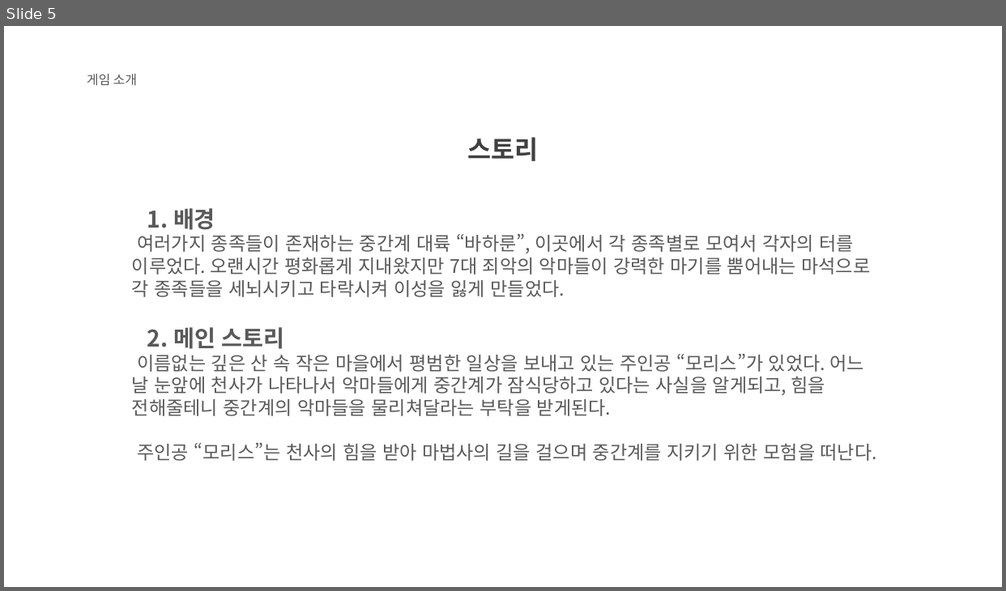
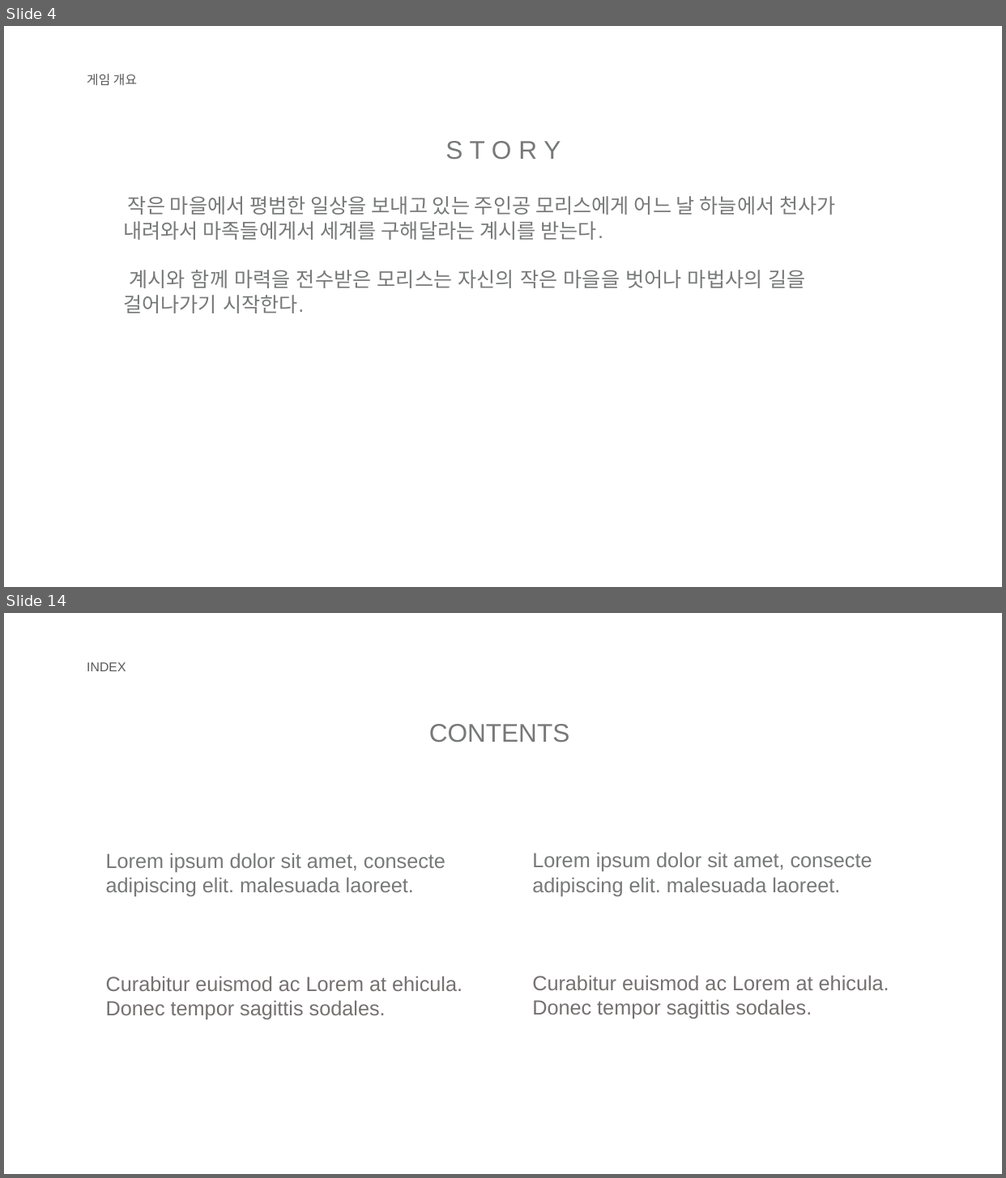
Before and after one commit to KJGoody/Daemonis, a slide deck: Deamonis(데모니스) 기획서/Daemonis PPT.pptx. Shown one above the other, each under a label of ours: slide 5 before the commit, slides 4 and 14 after it; the slides between them are not shown. The pictures are 1006x591 and 1006x1178 pixels, drawn with LibreOffice and Linux fonts; fonts in the diff are those of the drawing; background and template pictures are left out. Boxes give left, top, right and bottom in pixels: in the first picture for what was removed or moved away, otherwise in the second. Text is boxed around its words. In the diff, an @@ line names an element or a change of style, - is before the commit and + after.

```diff
--- a/Deamonis(데모니스) 기획서/Daemonis PPT.pptx
+++ b/Deamonis(데모니스) 기획서/Daemonis PPT.pptx
@@ slide 14 added at (x1=4, y1=613, x2=1002, y2=1174), background picture (left out) @@
@@ text added at (x1=87, y1=662, x2=126, y2=671), 12.3 pt, text #595959 @@
+INDEX
@@ text added at (x1=429, y1=724, x2=569, y2=743), 24.6 pt, text #777878 @@
+CONTENTS
@@ text added at (x1=106, y1=853, x2=462, y2=1020), 19.7 pt, text #777878 @@
+Lorem ipsum dolor sit amet, consecte
+adipiscing elit. malesuada laoreet.
+Curabitur euismod ac Lorem at ehicula. Donec tempor sagittis sodales.
@@ text added at (x1=532, y1=852, x2=889, y2=1019), 19.7 pt, text #777878 @@
+Lorem ipsum dolor sit amet, consecte
+adipiscing elit. malesuada laoreet.
+Curabitur euismod ac Lorem at ehicula. Donec tempor sagittis sodales.
@@ what was slide 5 is now slide 4 @@
@@ slide 4 changed as well @@
@@ text at (x1=87, y1=74, x2=137, y2=85): text changed @@
-게임 소개
+게임 개요
@@ text at (x1=445, y1=141, x2=560, y2=159): text changed; text colour #404040 to #777878; bold off @@
-스토리
+S T O R Y
@@ text at (x1=123, y1=196, x2=836, y2=314): text changed; size 18 to 19.6 pt; font Noto Sans CJK KR to Arial; text colour #595959 to #777878 @@
-1. 배경
-여러가지 종족들이 존재하는 중간계 대륙 “바하룬”, 이곳에서 각 종족별로 모여서 각자의 터를 이루었다. 오랜시간 평화롭게 지내왔지만 7대 죄악의 악마들이 강력한 마기를 뿜어내는 마석으로 각 종족들을 세뇌시키고 타락시켜 이성을 잃게 만들었다.
-2. 메인 스토리
-이름없는 깊은 산 속 작은 마을에서 평범한 일상을 보내고 있는 주인공 “모리스”가 있었다. 어느 날 눈앞에 천사가 나타나서 악마들에게 중간계가 잠식당하고 있다는 사실을 알게되고, 힘을 전해줄테니 중간계의 악마들을 물리쳐달라는 부탁을 받게된다.
-주인공 “모리스”는 천사의 힘을 받아 마법사의 길을 걸으며 중간계를 지키기 위한 모험을 떠난다.
+작은 마을에서 평범한 일상을 보내고 있는 주인공 모리스에게 어느 날 하늘에서 천사가 내려와서 마족들에게서 세계를 구해달라는 계시를 받는다.
+계시와 함께 마력을 전수받은 모리스는 자신의 작은 마을을 벗어나 마법사의 길을 걸어나가기 시작한다.
```
Also in this commit, not shown: 3 other slides changed, 10 other slides added, 15 slides removed, 1 other file.
